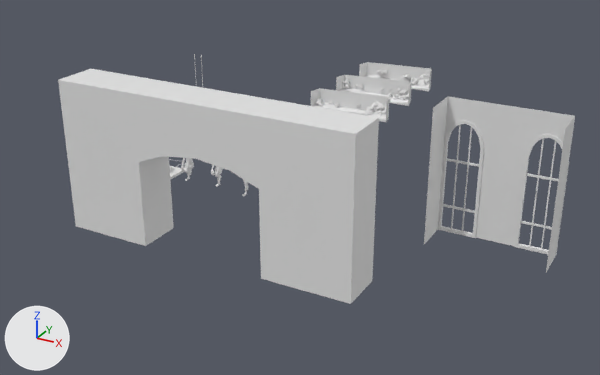
Two versions of the FBX model Assets/MyModels/MuseumAssets_01.fbx, one commit apart.
Before and after are seen from a camera (50 mm lens) standing at (35.4, -46.5, 24.0) and looking at (9.8, 0.1, 0.7). The lights are fixed; the arrows at lower left show +X, +Y and +Z. Where no turn or scale is listed for an object, it has been applied to the vertices.

Objects in the first picture: 'Museum.Cabinet2', 'Museum.Cabinet3', 'Museum.Cabinet4', 'Museum.CeillingBridge', 'MuseumWindow', 'MuseumWindow.Wall'.
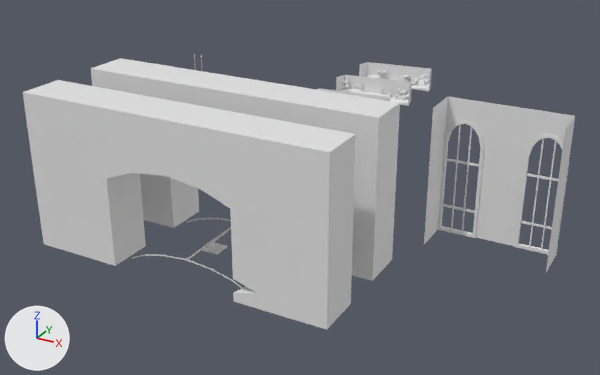
What differs and where, as boxes (x1, y1, x2, y2) in the pictures (600 x 375 px):
'Museum.CeillingBridge', moved: before (58, 69, 379, 304); after (91, 58, 400, 281)
'Museum.CeillingBridge.Damaged', added: after (23, 80, 356, 330)
'MuseumLamp.Cage', added: after (131, 218, 243, 288)
'Museum.Cabinet3', unchanged, covered by the edit: before (311, 88, 390, 122); after (316, 88, 390, 101)

What changed in the scene script:
```text
Add me_museum_ceillingbridge_damaged:
    me_museum_ceillingbridge_damaged.from_pydata(...)  # 83 vertices, 87 faces; spans x -17.4..-0.1, y -2.5..0.0, z 3.0..11.6
Add me_museumlamp_cage:
    me_museumlamp_cage.from_pydata(...)  # 111 vertices, 71 faces; spans x -7.39..-0.1, y -1.25..3.75, z 2.81..3.75
Change ob_museum_ceillingbridge:
    ob_museum_ceillingbridge.location: (21.19, -12.92, 0.0) -> (21.19, -10.42, 0.0)
Add ob_museum_ceillingbridge_damaged:
    ob_museum_ceillingbridge_damaged = bpy.data.objects.new('Museum.CeillingBridge.Damaged', me_museum_ceillingbridge_damaged)
    ob_museum_ceillingbridge_damaged.location = (21.19, -15.42, 0.0)
Add ob_museumlamp_cage:
    ob_museumlamp_cage = bpy.data.objects.new('MuseumLamp.Cage', me_museumlamp_cage)
    ob_museumlamp_cage.location = (16.19, -15.42, 0.0)
```
